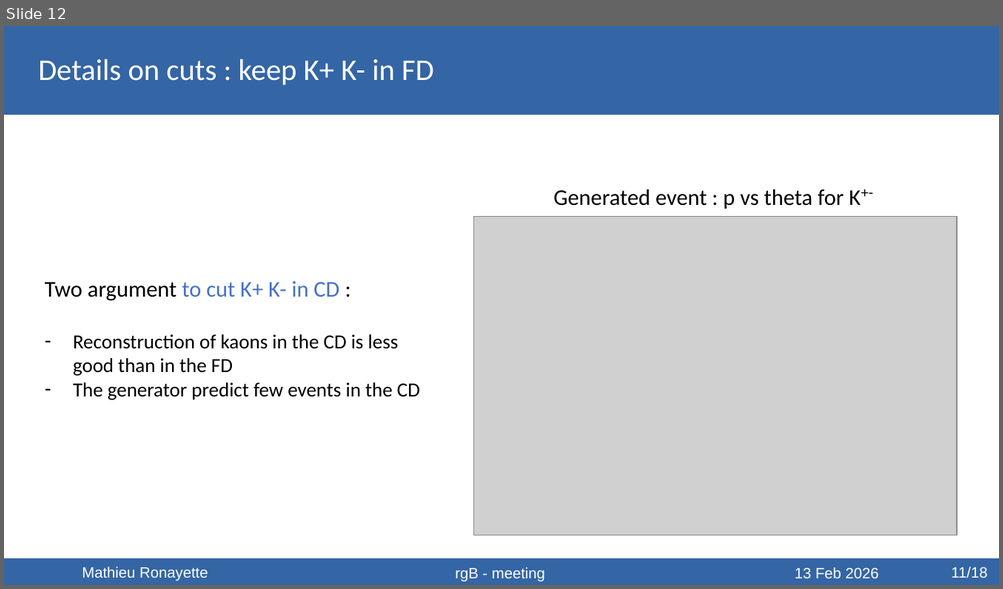
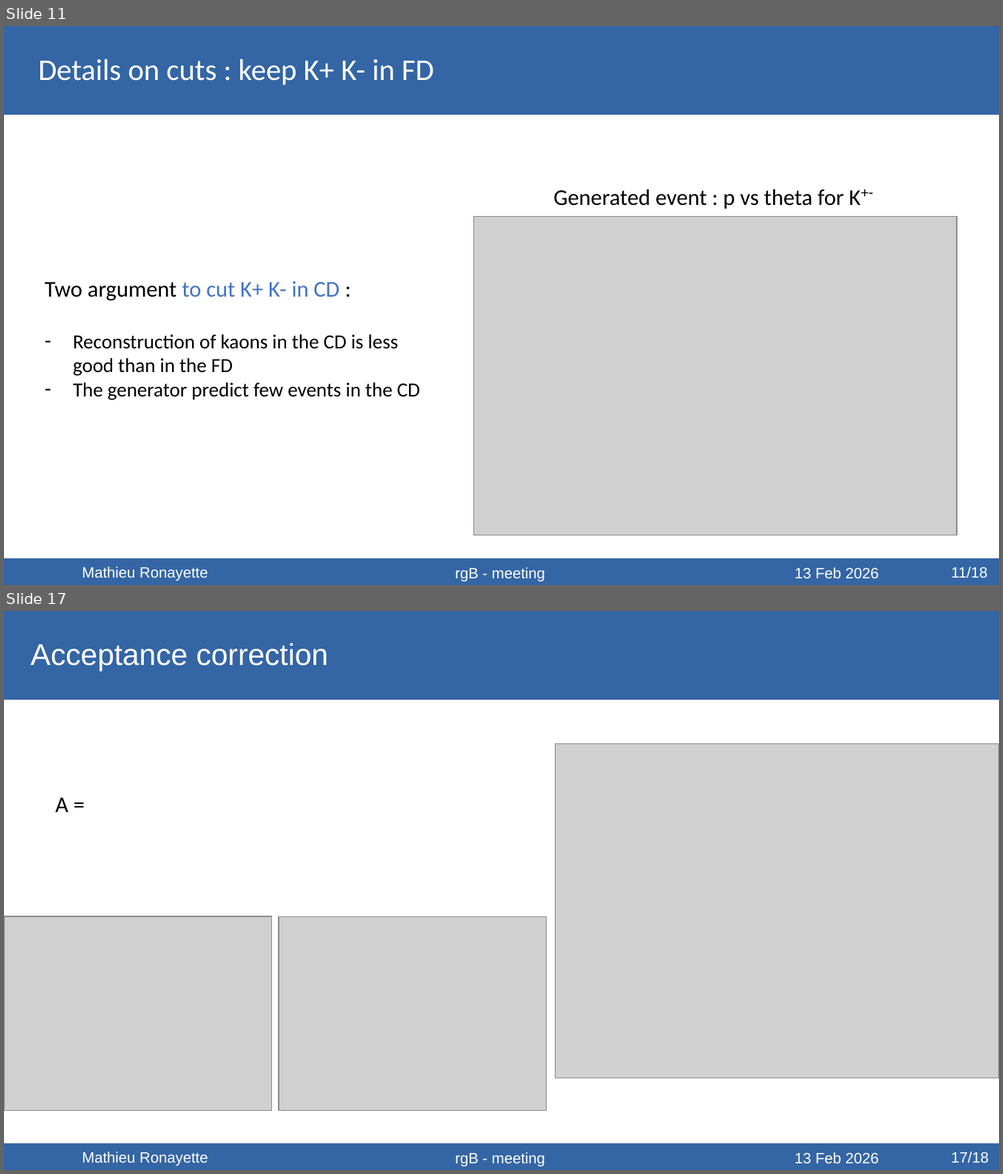
Before and after one commit to mathieuryt/phi_analysis, a slide deck: electroproduction/presentations/ClasMeeting_ronayette.odp. Shown one above the other, each under a label of ours: slide 12 before the commit, slides 11 and 17 after it; the slides between them are not shown. The pictures are 1003x589 and 1003x1174 pixels, drawn with LibreOffice and Linux fonts; fonts in the diff are those of the drawing; grey boxes stand for pictures. Boxes give left, top, right and bottom in pixels: in the first picture for what was removed or moved away, otherwise in the second. Text is boxed around its words. In the diff, an @@ line names an element or a change of style, - is before the commit and + after.

```diff
--- a/electroproduction/presentations/ClasMeeting_ronayette.odp
+++ b/electroproduction/presentations/ClasMeeting_ronayette.odp
@@ slide 17 added at <box>4,611,999,1170</box>, background #FFFFFF @@
@@ freeform shape added at <box>4,611,999,700</box>, fill #3465A4 @@
@@ text added at <box>31,643,328,670</box>, 24 pt, text #FFFFFF @@
+Acceptance correction
@@ picture added at <box>555,743,999,1079</box> @@
@@ text added at <box>55,797,68,812</box>, 18 pt, text #000000 @@
+A =
@@ picture added at <box>4,917,272,1112</box> @@
@@ picture added at <box>279,917,546,1111</box> @@
@@ freeform shape added at <box>4,1145,999,1170</box>, fill #3465A4 @@
@@ text added at <box>82,1152,208,1166</box>, 12 pt, text #FFFFFF @@
+Mathieu Ronayette
@@ text added at <box>455,1153,545,1167</box>, 12 pt, text #FFFFFF @@
+rgB - meeting
@@ text added at <box>794,1153,879,1164</box>, 12 pt, text #FFFFFF @@
+13 Feb 2026
@@ text added at <box>950,1152,988,1164</box>, 12 pt, text #FFFFFF @@
+17/18
@@ what was slide 12 is now slide 11 @@
```
Also in this commit, not shown: 16 slides changed, 2 other slides added.
